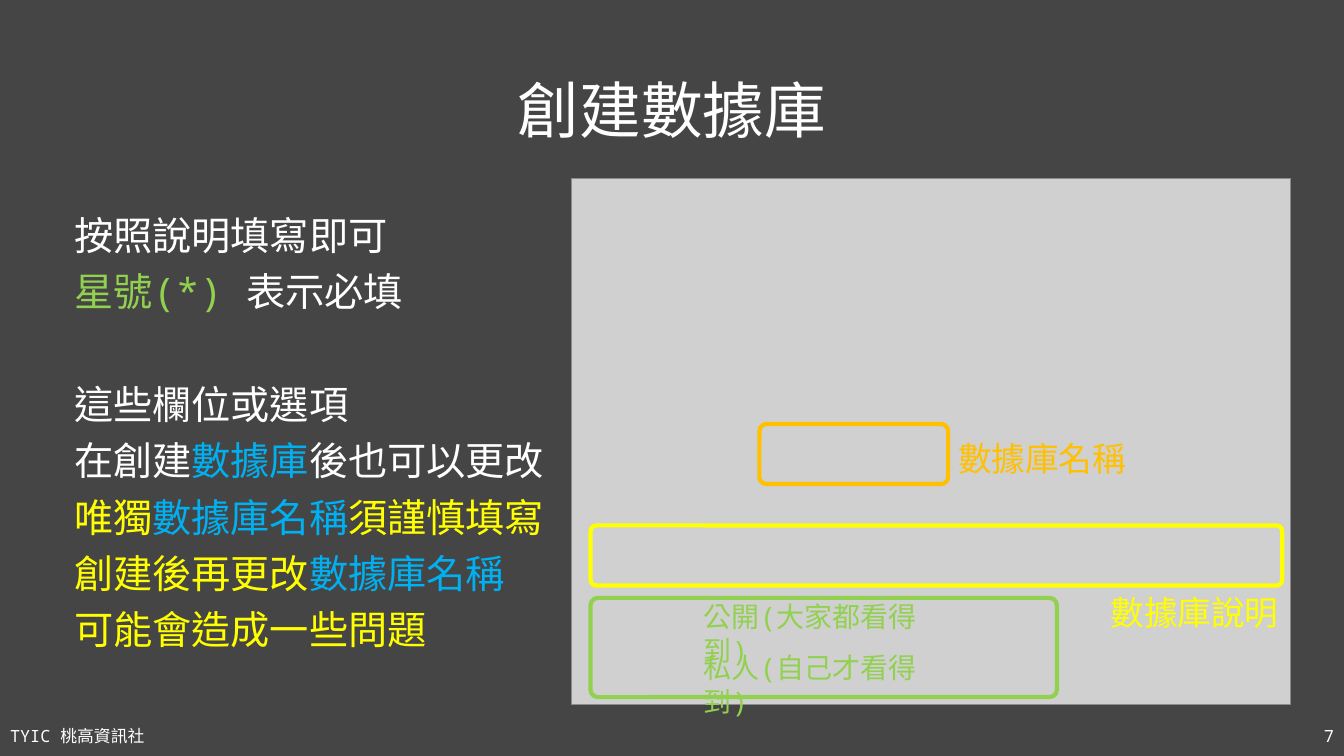
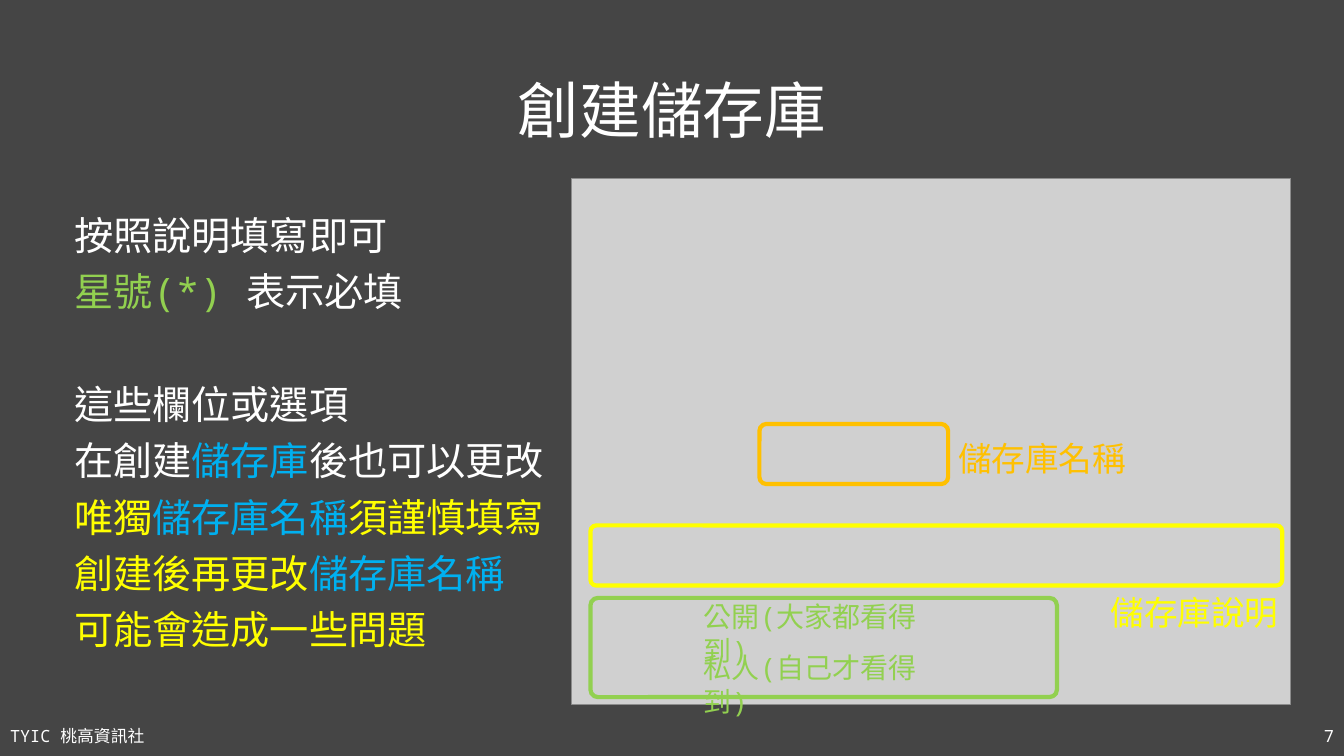
Before and after one commit to TYSHIC/slides, a slide deck: slide 7 of ppt/16_Git 與 Github.pptx. Drawn at 1344x756 pixels with LibreOffice and Linux fonts; fonts in the diff are those of the drawing; grey boxes stand for pictures. Boxes give left, top, right and bottom in pixels: in the first picture for what was removed or moved away, otherwise in the second. Text is boxed around its words. In the diff, an @@ line names an element or a change of style, - is before the commit and + after.

```diff
--- a/ppt/16_Git 與 Github.pptx
+++ b/ppt/16_Git 與 Github.pptx
@@ title at bbox=[518, 81, 826, 138]: text changed @@
-創建數據庫
+創建儲存庫
@@ text at bbox=[74, 442, 544, 592]: text changed @@
-在創建數據庫後也可以更改
-唯獨數據庫名稱須謹慎填寫
-創建後再更改數據庫名稱
+在創建儲存庫後也可以更改
+唯獨儲存庫名稱須謹慎填寫
+創建後再更改儲存庫名稱
@@ text at bbox=[958, 443, 1126, 474]: text changed @@
-數據庫名稱
+儲存庫名稱
@@ text at bbox=[1110, 597, 1278, 628]: text changed @@
-數據庫說明
+儲存庫說明
```
Also in this commit, not shown: 19 other slides changed, 4 other files.
